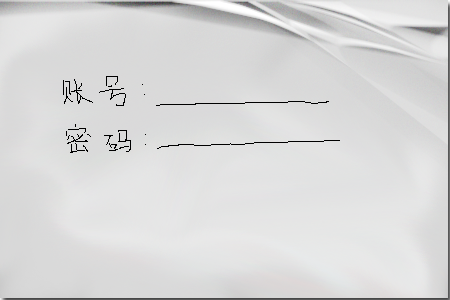
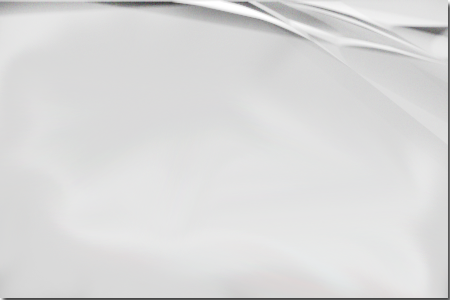
Layer changes from the first 450×300 image to the second:
hid "图层 3" over <box>63,76,340,153</box>
